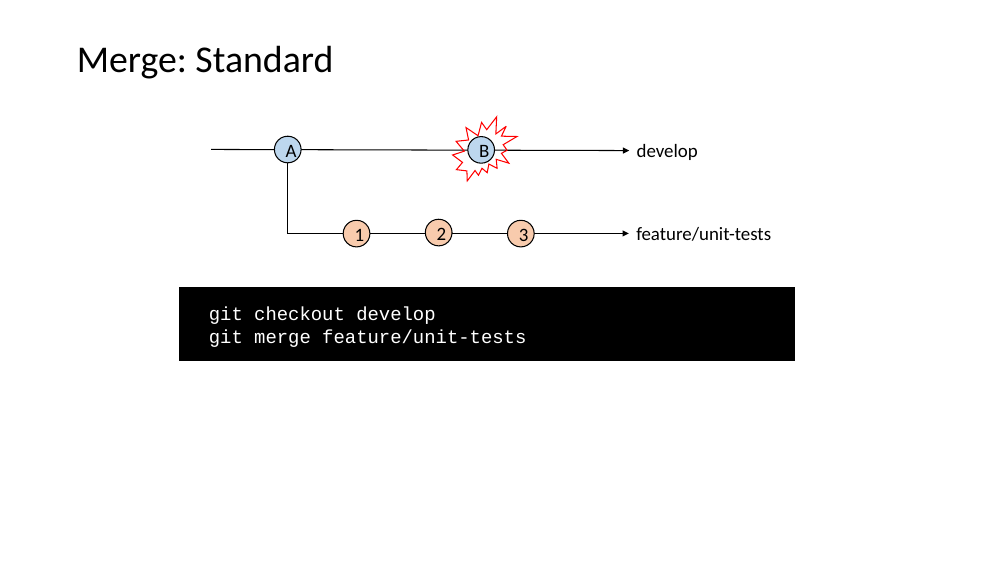
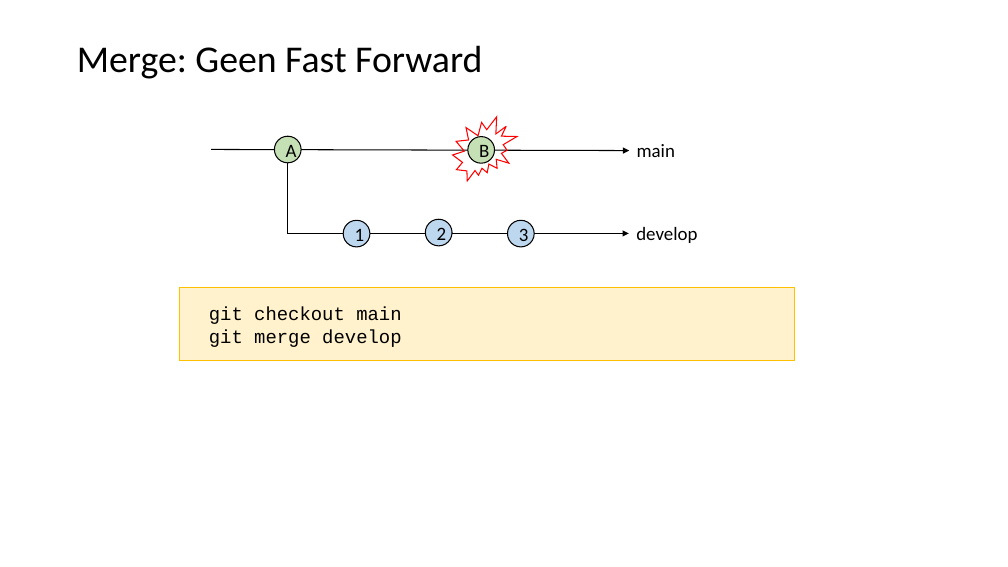
Before and after one commit to LFKoning/knowledge-sharing, a slide deck: slide 52 of git_course/1_basics/git_basic.pptx (slide 47 before the commit). Drawn at 1008x567 pixels with LibreOffice and Linux fonts; fonts in the diff are those of the drawing. Boxes give left, top, right and bottom in pixels: in the first picture for what was removed or moved away, otherwise in the second. Text is boxed around its words. In the diff, an @@ line names an element or a change of style, - is before the commit and + after.

```diff
--- a/git_course/1_basics/git_basic.pptx
+++ b/git_course/1_basics/git_basic.pptx
@@ title at (77, 45, 482, 79): text changed @@
-Merge: Standard
+Merge: Geen Fast Forward
@@ ellipse "A" at (274, 136, 301, 163): fill #BDD7EE to #C5E0B4 @@
@@ ellipse "B" at (468, 137, 495, 163): fill #BDD7EE to #C5E0B4 @@
@@ text at (637, 144, 675, 157): text changed @@
-develop
+main
@@ fill #F8CBAD to #BDD7EE in 3 elements at (426, 219, 452, 246), (343, 220, 370, 247), (507, 220, 534, 247) @@
@@ text at (636, 227, 697, 243): text changed @@
-feature/unit-tests
+develop
@@ rectangle "git checkout main" at (179, 288, 795, 361): fill #000000 to #FFF2CC; outline #000000 1 pt to #FFC000 0.5 pt @@
@@ text in rectangle at (209, 307, 401, 347): text changed; text colour #FFFFFF to #000000 @@
-git checkout develop
-git merge feature/unit-tests
+git checkout main
+git merge develop
```
Also in this commit, not shown: 40 other slides changed, 10 slides added, 2 other files.
